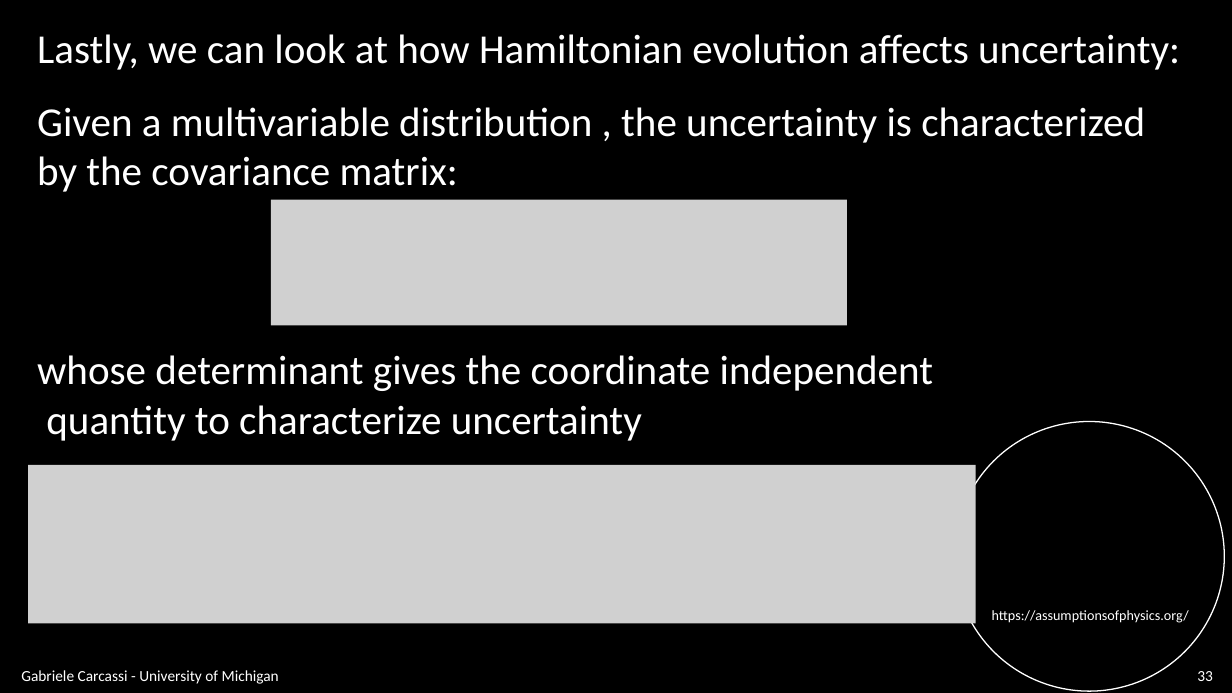
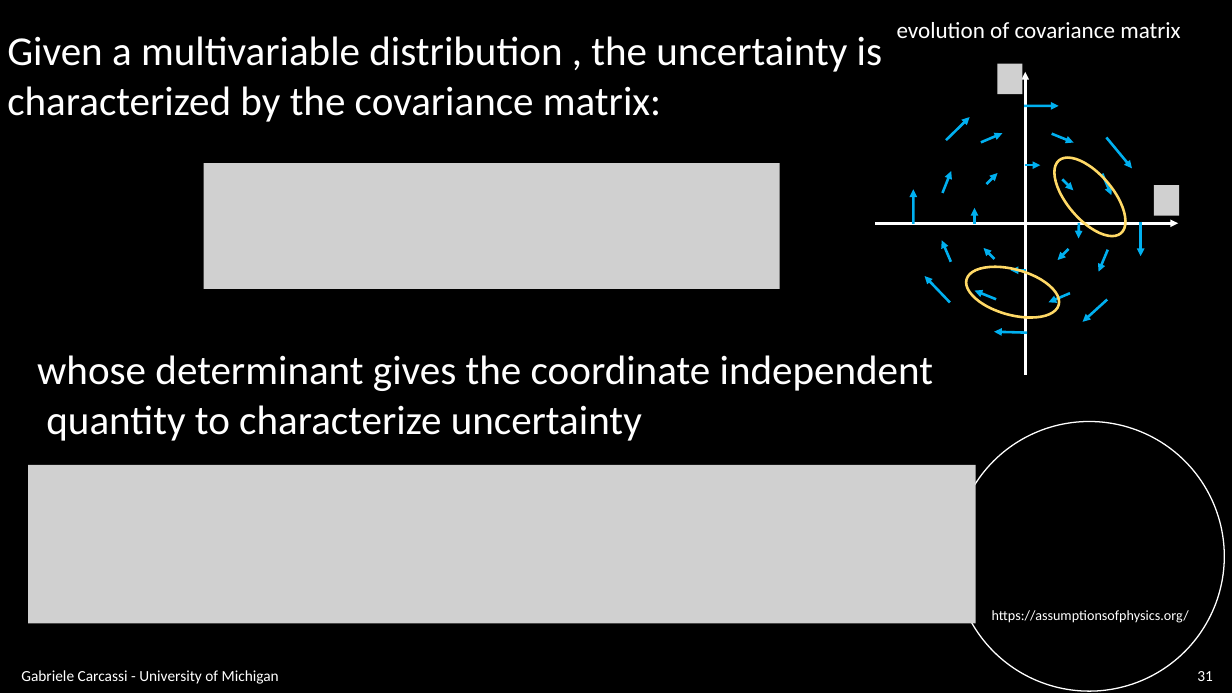
Before and after one commit to assumptionsofphysics/slides, a slide deck: slide 31 of BookCompanions-v2/RP-Class-3.pptx (slide 33 before the commit). Drawn at 1232x693 pixels with LibreOffice and Linux fonts; fonts in the diff are those of the drawing; grey boxes stand for pictures; background and template pictures are left out. Boxes give left, top, right and bottom in pixels: in the first picture for what was removed or moved away, otherwise in the second. Text is boxed around its words. In the diff, an @@ line names an element or a change of style, - is before the commit and + after.

```diff
--- a/BookCompanions-v2/RP-Class-3.pptx
+++ b/BookCompanions-v2/RP-Class-3.pptx
@@ text added at (897, 22, 1180, 38), 18 pt, text #FFFFFF @@
+evolution of covariance matrix
@@ text at (7, 36, 882, 122): spaces changed @@
-Given a multivariable distribution , the uncertainty is characterized
-by the covariance matrix:
+Given a multivariable distribution , the uncertainty is
+characterized by the covariance matrix:
@@ text removed at (37, 34, 1180, 70) @@
-Lastly, we can look at how Hamiltonian evolution affects uncertainty:
@@ group added at (875, 64, 1179, 375): 26 arrows, 2 pictures @@
@@ ellipse added at (1042, 145, 1139, 248), outline #FFD966 2 pt @@
@@ picture: place and size @@
-picture at (271, 200, 847, 325)
+picture at (203, 164, 779, 289)
@@ ellipse added at (961, 258, 1065, 327), outline #FFD966 2 pt @@
@@ page number at (1197, 671, 1213, 681): text changed @@
-33
+31
```
Also in this commit, not shown: 24 other slides changed, 2 slides added, 3 slides removed.
